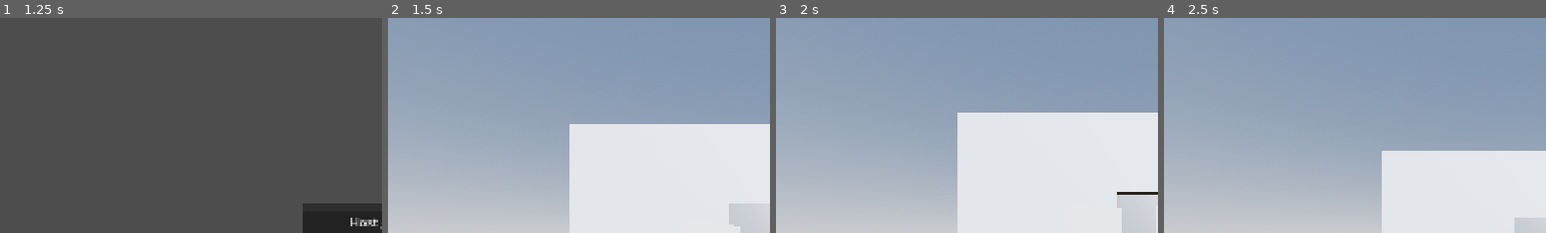
Above: before the commit, frames 1-4 (left to right).
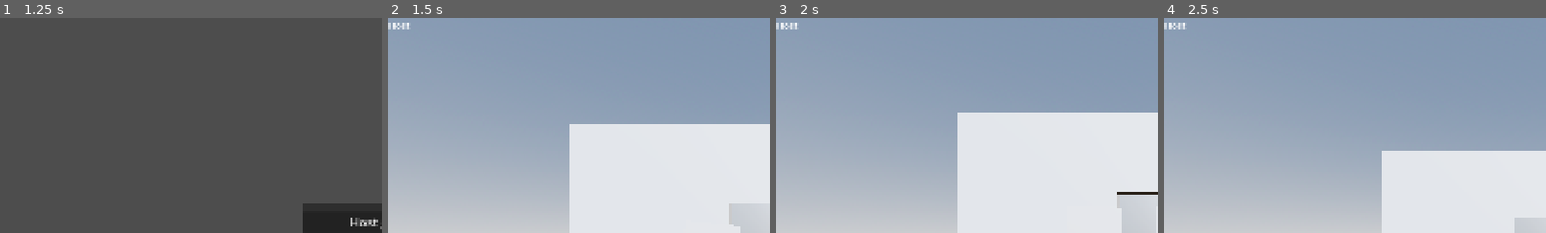
Above: after the commit, the same moments.

Repository: Arox315/Horror-Game
Game: Godot game, scene res://stages/playground/playground.tscn
Same seed, same stepped clock (60 frames per second), same inputs: the game is played once before the commit and once after it. The project has no main scene, so this scene is started directly.
Inputs (mouse positions are % of the whole screen's width and height, from its top left):
- Up to frame 1 (1.25 s): tap Enter at 0.5 s; move the mouse to (72, 45) at 0.52 s; hold D (right) from 0.53 s (still down); tap E (interact) at 0.6 s; click (72, 45) at 0.67 s; tap Space (jump) at 0.77 s
- Up to frame 2 (1.5 s): release D (right) at 1.25 s; click "Host game" at 1.25 s
- Up to frame 3 (2 s): no input
- Up to frame 4 (2.5 s): move the mouse to (30, 55) at 2.02 s; hold S (back) from 2.03 s (still down); tap E (interact) at 2.1 s; tap Space (jump) at 2.27 s
The pictures show only the part of the screen within x 0-50%, y 0-50%; the shares and areas given below are measured in that part.

Frame 1 is identical in both runs. In frame 2, 0.1% of the frame differs, in the area x 0-6%, y 2-6%; in frame 3, 0.1%; in frame 4, 0.1%.

Commit message:
feat: Add multiplayer support for interactable objects and triggers, including locking, unlocking, and enabling/disabling functionality

Diff:
--- a/common/interactable/object/interactable_object.gd
+++ b/common/interactable/object/interactable_object.gd
@@ -5,6 +5,7 @@
 @export var prompt_input: String = "interact"
 
 var interactable_triggers: Dictionary[String,InteractableTrigger]
+
 
 func _ready() -> void:
 	assign_triggers()
@@ -19,6 +20,7 @@
 			interactable_trigger.interactable_popup.set_content(interactable_trigger.get_prompt())
 
 
+@rpc("any_peer", "call_local", "unreliable")
 func update_prompt_message(new_prompt_message: String) -> void:
 	prompt_message = new_prompt_message
 	for interactable_trigger in interactable_triggers.values():
@@ -26,6 +28,7 @@
 		interactable_trigger.interactable_popup.set_content(interactable_trigger.get_prompt())
 
 
+@rpc("any_peer", "call_local", "unreliable")
 func update_prompt_input(new_prompt_input: String) -> void:
 	prompt_input = new_prompt_input
 	for interactable_trigger in interactable_triggers.values():
@@ -38,21 +41,25 @@
 			interactable_triggers[child.name] = child
 
 
+@rpc("any_peer", "call_local", "unreliable")
 func lock_all_triggers() -> void:
 	for interactable_trigger in interactable_triggers.values():
 		interactable_trigger.lock()
 
 
+@rpc("any_peer", "call_local", "unreliable")
 func unlock_all_triggers() -> void:
 	for interactable_trigger in interactable_triggers.values():
 		interactable_trigger.unlock()
 
 
+@rpc("any_peer", "call_local", "unreliable")
 func disable_all_triggers() -> void:
 	for interactable_trigger in interactable_triggers.values():
 		interactable_trigger.disable()
 
 
+@rpc("any_peer", "call_local", "unreliable")
 func enable_all_triggers() -> void:
 	for interactable_trigger in interactable_triggers.values():
 		interactable_trigger.enable()
--- a/common/interactable/popup/interactable_popup.tscn
+++ b/common/interactable/popup/interactable_popup.tscn
@@ -94,6 +94,11 @@
 &"open": SubResource("Animation_0qw7g")
 }
 
+[sub_resource type="SceneReplicationConfig" id="SceneReplicationConfig_0qw7g"]
+properties/0/path = NodePath(".:text")
+properties/0/spawn = true
+properties/0/replication_mode = 1
+
 [node name="InteractablePopup" type="Label3D"]
 transform = Transform3D(0, 0, 0, 0, 0, 0, 0, 0, 0, 0, 0, 0)
 pixel_size = 0.001
@@ -107,3 +112,6 @@
 libraries = {
 &"": SubResource("AnimationLibrary_t22bw")
 }
+
+[node name="MultiplayerSynchronizer" type="MultiplayerSynchronizer" parent="."]
+replication_config = SubResource("SceneReplicationConfig_0qw7g")
--- a/common/interactable/trigger/interactable_trigger.gd
+++ b/common/interactable/trigger/interactable_trigger.gd
@@ -9,7 +9,7 @@
 
 var prompt_message: String = "Press [{str}] to interact"
 var prompt_input: String = "interact"
-var is_locked: bool = false
+@export var is_locked: bool = false
 
 @onready var trigger_area: CollisionShape3D = $TriggerArea
 @onready var interactable_popup: InteractablePopup = $InteractablePopup
@@ -33,31 +33,31 @@
 func interact(body: Variant) -> void:
 	interacted.emit(body)
 
-
+@rpc("any_peer", "call_local", "unreliable")
 func disable() -> void:
 	visible = false
 	trigger_area.disabled = true
 	can_interact = false
 
-
+@rpc("any_peer", "call_local", "unreliable")
 func enable() -> void:
 	visible = true
 	trigger_area.disabled = false
 	can_interact = true
 
-
+@rpc("any_peer", "call_local", "unreliable")
 func lock() -> void:
 	is_locked = true
 
-
+@rpc("any_peer", "call_local", "unreliable")
 func unlock() -> void:
 	is_locked = false
 
-
+@rpc("any_peer", "call_local", "unreliable")
 func make_hidden() -> void:
 	hidden_interacable = true
 
-
+@rpc("any_peer", "call_local", "unreliable")
 func make_visible() -> void:
 	hidden_interacable = false
 
--- a/common/interactable/trigger/interactable_trigger.tscn
+++ b/common/interactable/trigger/interactable_trigger.tscn
@@ -1,9 +1,20 @@
-[gd_scene load_steps=4 format=3 uid="uid://dbwe4mpgrbf1o"]
+[gd_scene load_steps=5 format=3 uid="uid://dbwe4mpgrbf1o"]
 
 [ext_resource type="Script" uid="uid://dmwx4icen0n4q" path="res://common/interactable/trigger/interactable_trigger.gd" id="1_c2qss"]
 [ext_resource type="PackedScene" uid="uid://pyqgun4aom8y" path="res://common/interactable/popup/interactable_popup.tscn" id="2_mxfnr"]
 
 [sub_resource type="BoxShape3D" id="BoxShape3D_mxfnr"]
+
+[sub_resource type="SceneReplicationConfig" id="SceneReplicationConfig_mxfnr"]
+properties/0/path = NodePath(".:is_locked")
+properties/0/spawn = true
+properties/0/replication_mode = 1
+properties/1/path = NodePath(".:can_interact")
+properties/1/spawn = true
+properties/1/replication_mode = 1
+properties/2/path = NodePath(".:hidden_interacable")
+properties/2/spawn = true
+properties/2/replication_mode = 1
 
 [node name="InteractableTrigger" type="StaticBody3D"]
 collision_layer = 2
@@ -14,3 +25,6 @@
 shape = SubResource("BoxShape3D_mxfnr")
 
 [node name="InteractablePopup" parent="." instance=ExtResource("2_mxfnr")]
+
+[node name="MultiplayerSynchronizer" type="MultiplayerSynchronizer" parent="."]
+replication_config = SubResource("SceneReplicationConfig_mxfnr")
--- a/entities/character/character.gd
+++ b/entities/character/character.gd
@@ -12,6 +12,7 @@
 @onready var camera: Camera3D = $Neck/Camera3D
 @onready var world_model: Node3D = $WorldModel
 @onready var body_model: MeshInstance3D = $WorldModel/BodyModel
+@onready var player_type: Control = $Hud/PlayerType
 
 var direction:Vector3 = Vector3.ZERO
 var is_third_person: bool = false
@@ -24,6 +25,12 @@
 	# Don't execute code if not authority
 	if not is_multiplayer_authority():
 		return
+
+	# add palyer type to hud
+	var player_type_label = Label.new()
+	player_type_label.text = "Player" if name.to_int() != 1 else "Host"
+	player_type_label.add_theme_font_size_override("font_size",24)
+	player_type.add_child(player_type_label)
 
 	# Set camera to authority
 	camera.position = first_person_camera_position
--- a/entities/character/character.tscn
+++ b/entities/character/character.tscn
@@ -4,19 +4,6 @@
 [ext_resource type="PackedScene" uid="uid://shh7ov5oet2b" path="res://entities/character/interact-ray/interact_ray.tscn" id="2_6i0tm"]
 
 [sub_resource type="BoxShape3D" id="BoxShape3D_glpr6"]
-
-[sub_resource type="SceneReplicationConfig" id="SceneReplicationConfig_0c2ax"]
-properties/0/path = NodePath(".:position")
-properties/0/spawn = true
-properties/0/replication_mode = 1
-properties/1/path = NodePath(".:rotation")
-properties/1/spawn = true
-properties/1/replication_mode = 1
-
-[sub_resource type="SceneReplicationConfig" id="SceneReplicationConfig_6i0tm"]
-properties/0/path = NodePath("WorldModel/BodyModel:color")
-properties/0/spawn = true
-properties/0/replication_mode = 1
 
 [sub_resource type="BoxMesh" id="BoxMesh_vu45j"]
 
@@ -45,6 +32,19 @@
 	color = Color(RandomColorGenerator.rand_hex())
 "
 
+[sub_resource type="SceneReplicationConfig" id="SceneReplicationConfig_0c2ax"]
+properties/0/path = NodePath(".:position")
+properties/0/spawn = true
+properties/0/replication_mode = 1
+properties/1/path = NodePath(".:rotation")
+properties/1/spawn = true
+properties/1/replication_mode = 1
+
+[sub_resource type="SceneReplicationConfig" id="SceneReplicationConfig_6i0tm"]
+properties/0/path = NodePath("WorldModel/BodyModel:color")
+properties/0/spawn = true
+properties/0/replication_mode = 1
+
 [node name="Character" type="CharacterBody3D"]
 script = ExtResource("1_glpr6")
 
@@ -57,15 +57,23 @@
 
 [node name="InteractRay" parent="Neck/Camera3D" instance=ExtResource("2_6i0tm")]
 
+[node name="WorldModel" type="Node3D" parent="."]
+
+[node name="BodyModel" type="MeshInstance3D" parent="WorldModel"]
+mesh = SubResource("BoxMesh_vu45j")
+skeleton = NodePath("../..")
+script = SubResource("GDScript_0c2ax")
+
 [node name="PositionSynchronizer" type="MultiplayerSynchronizer" parent="."]
 replication_config = SubResource("SceneReplicationConfig_0c2ax")
 
 [node name="ModelSynchronizer" type="MultiplayerSynchronizer" parent="."]
 replication_config = SubResource("SceneReplicationConfig_6i0tm")
 
-[node name="WorldModel" type="Node3D" parent="."]
+[node name="Hud" type="CanvasLayer" parent="."]
 
-[node name="BodyModel" type="MeshInstance3D" parent="WorldModel"]
-mesh = SubResource("BoxMesh_vu45j")
-skeleton = NodePath("../..")
-script = SubResource("GDScript_0c2ax")
+[node name="PlayerType" type="Control" parent="Hud"]
+layout_mode = 3
+anchors_preset = 0
+offset_right = 40.0
+offset_bottom = 40.0
--- a/entities/interactables/teleporter/teleporter.tscn
+++ b/entities/interactables/teleporter/teleporter.tscn
@@ -19,26 +19,27 @@
 	super()
 
 
+@rpc(\"any_peer\",\"call_local\",\"unreliable\")
 func enable_teleporter_trigger() -> void:
 	teleporter_trigger.get_child(0).disabled = false
 
-
+@rpc(\"any_peer\",\"call_local\",\"unreliable\")
 func disable_teleporter_trigger() -> void:
 	teleporter_trigger.get_child(0).disabled = true
 
 
 func _on_interacted(_body: Variant, _sender:InteractableTrigger) -> void:
 	print_debug(\"Teleporter activated by: \", _body)
-	lock_all_triggers()
+	rpc(\"lock_all_triggers\")
 	for i in teleproter_countdown:
-		update_prompt_message(\"Teleporting in: %d\" % (teleproter_countdown - i))
+		rpc(\"update_prompt_message\",\"Teleporting in: %d\" % (teleproter_countdown - i))
 		await get_tree().create_timer(1.0).timeout
-	enable_teleporter_trigger()
-	update_prompt_message(\"Teleporting...\")
+	rpc(\"enable_teleporter_trigger\")
+	rpc(\"update_prompt_message\",\"Teleporting...\")
 	await get_tree().create_timer(teleporter_active_time).timeout
-	update_prompt_message(initial_prompt)
-	disable_teleporter_trigger()
-	unlock_all_triggers()
+	rpc(\"update_prompt_message\",initial_prompt)
+	rpc(\"disable_teleporter_trigger\")
+	rpc(\"unlock_all_triggers\")
 
 
 func _on_teleporter_trigger_body_entered(body: Node3D) -> void:
@@ -68,7 +69,7 @@
 radius = 0.8
 
 [sub_resource type="BoxShape3D" id="BoxShape3D_ac2je"]
-size = Vector3(0.252718, 0.127802, 0.249945)
+size = Vector3(0.252718, 0.127802, 0.260593)
 
 [node name="Teleporter" type="Node3D"]
 script = SubResource("GDScript_o6tti")
@@ -112,7 +113,7 @@
 transform = Transform3D(1, 0, 0, 0, 1, 0, 0, 0, 1, -5.51503, 0.629738, 4.90053)
 
 [node name="TriggerArea" parent="InteractableTrigger" index="0"]
-transform = Transform3D(1, 0, 0, 0, 1, 0, 0, 0, 1, 0.00895739, -0.0731007, 0.00179338)
+transform = Transform3D(1, 0, 0, 0, 1, 0, 0, 0, 1, 0.0103073, -0.0736898, -0.000638485)
 shape = SubResource("BoxShape3D_ac2je")
 
 [node name="TeleporterTarget" type="Marker3D" parent="."]
--- a/stages/playground/playground.tscn
+++ b/stages/playground/playground.tscn
@@ -51,7 +51,7 @@
 var door1_opened_position: Vector3
 var door2_opened_position: Vector3
 
-var is_opened: bool = false
+@export var is_opened: bool = false
 
 
 func _ready() -> void:
@@ -70,23 +70,25 @@
 
 func _on_interacted(_body:Variant, _sender:InteractableTrigger) -> void:
 	if is_opened:
-		close_doors()
+		rpc(\"close_doors\")
 	else:
-		open_doors()
-
-
+		rpc(\"open_doors\")
+
+
+@rpc(\"any_peer\", \"call_local\", \"unreliable\")
 func open_doors() -> void:
 	create_tween().tween_property(door_1, \"global_position\", door1_opened_position, open_duration)
 	create_tween().tween_property(door_2, \"global_position\", door2_opened_position, open_duration)
 	is_opened = true
-	update_prompt_message(close_prompt_message)
-
-
+	rpc(\"update_prompt_message\",close_prompt_message)
+
+
+@rpc(\"any_peer\", \"call_local\", \"unreliable\")
 func close_doors() -> void:
 	create_tween().tween_property(door_1, \"global_position\", door1_closed_position, open_duration)
 	create_tween().tween_property(door_2, \"global_position\", door2_closed_position, open_duration)
 	is_opened = false
-	update_prompt_message(open_prompt_message)
+	rpc(\"update_prompt_message\",open_prompt_message)
 "
 
 [sub_resource type="StandardMaterial3D" id="StandardMaterial3D_bkhp6"]
@@ -107,6 +109,17 @@
 
 [sub_resource type="BoxShape3D" id="BoxShape3D_bkhp6"]
 size = Vector3(0.22, 0.28, 0.18)
+
+[sub_resource type="SceneReplicationConfig" id="SceneReplicationConfig_bkhp6"]
+properties/0/path = NodePath("Door1:position")
+properties/0/spawn = true
+properties/0/replication_mode = 1
+properties/1/path = NodePath("Door2:position")
+properties/1/spawn = true
+properties/1/replication_mode = 1
+properties/2/path = NodePath(".:is_opened")
+properties/2/spawn = true
+properties/2/replication_mode = 1
 
 [node name="Playground" type="Node3D"]
 
@@ -288,6 +301,9 @@
 [node name="TriggerArea" parent="DoubleDoors/InteractableTrigger2" index="0"]
 shape = SubResource("BoxShape3D_bkhp6")
 
+[node name="MultiplayerSynchronizer" type="MultiplayerSynchronizer" parent="DoubleDoors"]
+replication_config = SubResource("SceneReplicationConfig_bkhp6")
+
 [connection signal="pressed" from="MultiplayerMenu/Panel/VBoxContainer/HostButton" to="MultiplayerMenu" method="_on_host_button_pressed"]
 [connection signal="pressed" from="MultiplayerMenu/Panel/VBoxContainer/JoinButton" to="MultiplayerMenu" method="_on_join_button_pressed"]
 
Not shown: 1 places in common/interactable/popup/interactable_popup.tscn that only renumber resources
Not shown: 1 places in stages/playground/playground.tscn that only renumber resources
